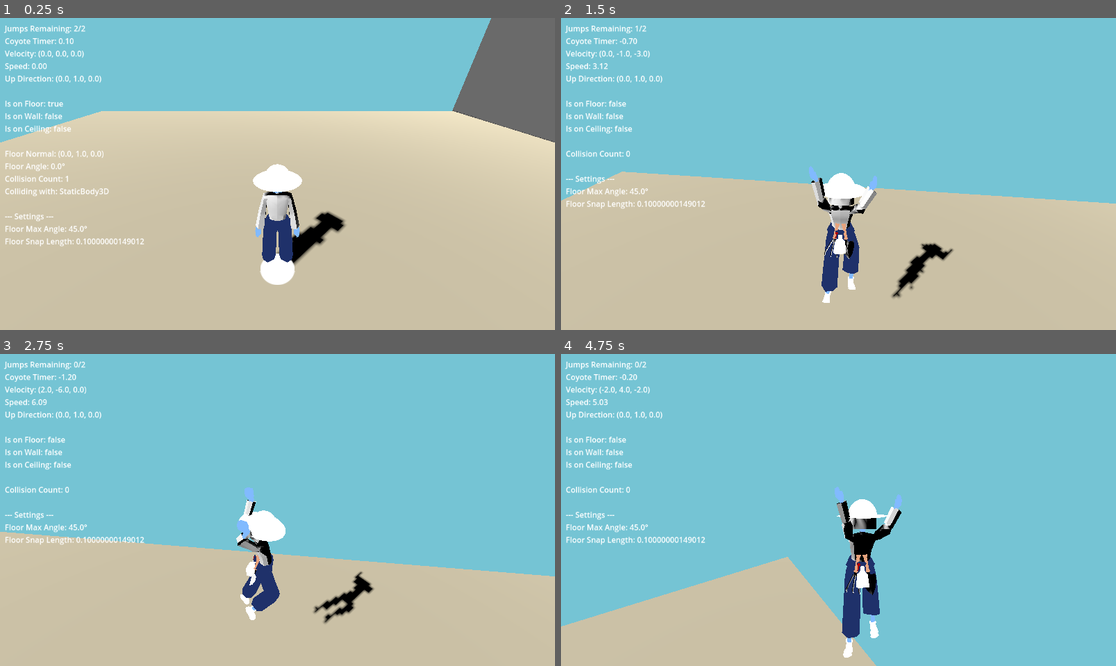
Above: before the commit, frames 1-4 (two rows, left to right).
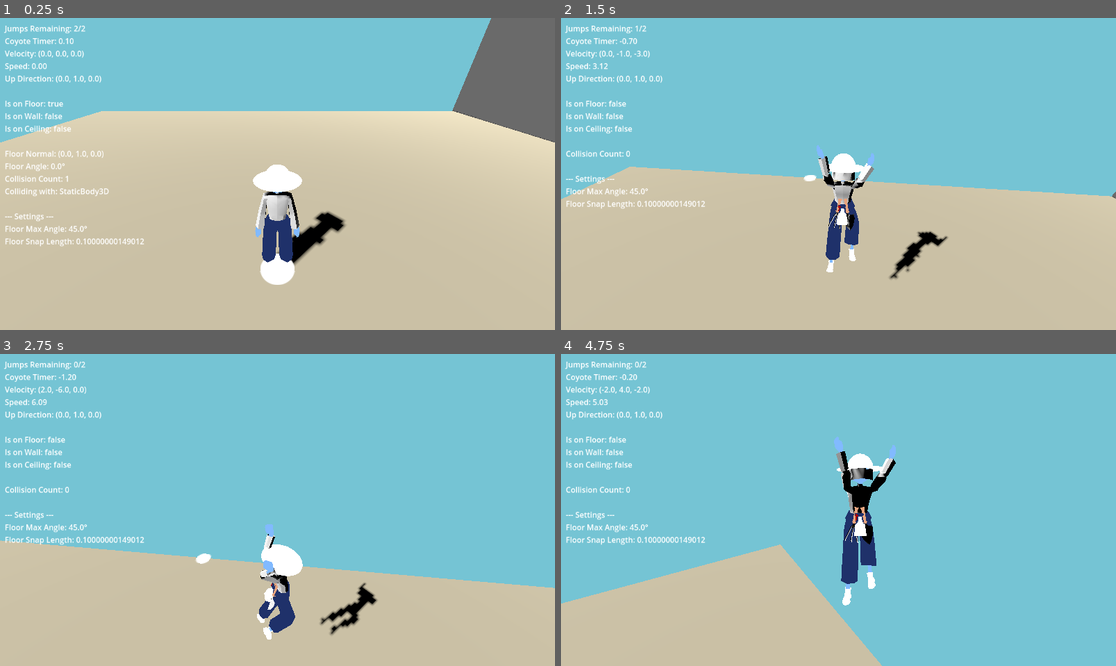
Above: after the commit, the same moments.

Repository: longiy/project_3c
Game: Godot game, scene res://SCENE.tscn
Same seed, same stepped clock (60 frames per second), same inputs: the game is played once before the commit and once after it.
Inputs (mouse positions are in pixels of both pictures, inside the frame that each line leads up to):
- Up to frame 1 (0.25 s): no input
- Up to frame 2 (1.5 s): tap Enter at 0.5 s; move the mouse to (866, 174) at 0.52 s; hold Shift (sprint) 0.53-1.28 s; hold W (move_forward) from 0.53 s (still down); click (866, 174) at 0.67 s; tap Space (jump) at 0.77 s; move the mouse to (810, 174) at 1.27 s; right-click (810, 174) at 1.35 s; click (810, 174) at 1.42 s
- Up to frame 3 (2.75 s): tap Space (jump) at 1.52 s; move the mouse to (333, 441) at 2.02 s; release W (move_forward) at 2.03 s; hold D (move_right) from 2.03 s (still down); hold Ctrl (walk) from 2.03 s (still down); click (333, 441) at 2.17 s
- Up to frame 4 (4.75 s): release D (move_right) at 2.75 s; release Ctrl (walk) at 2.75 s; drag from (810, 572) to (672, 463) at 2.77 s; move the mouse to (1005, 556) at 3.52 s; hold A (move_left) 3.53-4.28 s; hold Right mouse button (toggle_mouse_look) 3.53-4.28 s; click (1005, 556) at 3.67 s; tap Space (jump) at 3.77, 4.52 s; move the mouse to (794, 506) at 4.27 s; hold W (move_forward) from 4.28 s (still down); tap Ctrl (walk) at 4.35 s; click (794, 506) at 4.42 s

The runs differ from the first frame. In frame 1, less than 0.1% of the frame differs, in the area x 8-92%, y 34-62%; in frame 2, 5.4%; in frame 3, 6.8%, in the area x 0-100%, y 42-92%; in frame 4, 6.4%.

Commit message:
cintinouous follow on drag

Diff:
--- a/SCENE.tscn
+++ b/SCENE.tscn
@@ -76,7 +76,6 @@
 [node name="CAMERARIG" type="Node3D" parent="." node_paths=PackedStringArray("target_character")]
 script = ExtResource("2_caybs")
 target_character = NodePath("../CHARACTER")
-follow_smoothing = 64.0
 enable_dynamic_offset = true
 
 [node name="SpringArm3D" type="SpringArm3D" parent="CAMERARIG"]
--- a/Scripts/ClickNavigationComponent.gd
+++ b/Scripts/ClickNavigationComponent.gd
@@ -12,6 +12,7 @@
 @export_group("Drag Mode")
 @export var enable_drag_mode = true
 @export var drag_update_rate = 0.05  # Seconds between updates while dragging
+@export var continuous_cursor_follow = false  # True = Diablo style, False = Click-to-position
 
 var character: CharacterBody3D
 var is_mouse_captured = true
@@ -93,6 +94,15 @@
 	if is_dragging:
 		drag_timer -= delta
 
+		# Continuous cursor follow (Diablo style)
+		if continuous_cursor_follow:
+			var current_mouse_pos = get_viewport().get_mouse_position()
+			var world_pos = raycast_to_world(current_mouse_pos)
+			if world_pos != Vector3.ZERO:
+				click_destination = world_pos
+				if destination_marker:
+					destination_marker.global_position = world_pos
+
 # === PUBLIC INTERFACE FOR CHARACTER CONTROLLER ===
 
 func is_active() -> bool:
@@ -100,6 +110,7 @@
 	return has_click_destination or is_arrival_delay_active or is_dragging
 
 func get_movement_input() -> Vector2:
+	"""Get movement input vector for character controller"""
 	# Don't provide input during arrival delay
 	if is_arrival_delay_active or not has_click_destination:
 		return Vector2.ZERO
@@ -110,26 +121,20 @@
 	var distance = character.global_position.distance_to(click_destination)
 	if distance < arrival_threshold:
 		if is_dragging:
-			# In drag mode: just stop moving until mouse moves again
-			return Vector2.ZERO
+			# In drag mode: behavior depends on continuous follow setting
+			if continuous_cursor_follow:
+				# Diablo style: never stop, always try to reach cursor
+				return convert_to_camera_relative(direction_3d)
+			else:
+				# Click-to-position: stop moving until mouse moves again
+				return Vector2.ZERO
 		else:
 			# Single click: start the arrival delay sequence
 			start_arrival_delay()
 			return Vector2.ZERO
 
-	# Convert to camera-relative movement if camera available
-	if camera:
-		var cam_transform = camera.global_transform.basis
-		var cam_forward = Vector3(-cam_transform.z.x, 0, -cam_transform.z.z).normalized()
-		var cam_right = Vector3(cam_transform.x.x, 0, cam_transform.x.z).normalized()
-
-		var forward_dot = direction_3d.dot(cam_forward)
-		var right_dot = direction_3d.dot(cam_right)
-
-		return Vector2(right_dot, -forward_dot)
-	else:
-		# Fallback to world coordinates
-		return Vector2(direction_3d.x, direction_3d.z)
+	# Convert to camera-relative movement
+	return convert_to_camera_relative(direction_3d)
 
 func cancel_input():
 	"""Cancel all navigation - called by character controller when WASD pressed"""
@@ -231,3 +236,18 @@
 	if is_showing_preview:
 		var mouse_pos = get_viewport().get_mouse_position()
 		update_cursor_preview(mouse_pos)
+
+func convert_to_camera_relative(direction_3d: Vector3) -> Vector2:
+	"""Convert 3D world direction to camera-relative 2D input"""
+	if camera:
+		var cam_transform = camera.global_transform.basis
+		var cam_forward = Vector3(-cam_transform.z.x, 0, -cam_transform.z.z).normalized()
+		var cam_right = Vector3(cam_transform.x.x, 0, cam_transform.x.z).normalized()
+
+		var forward_dot = direction_3d.dot(cam_forward)
+		var right_dot = direction_3d.dot(cam_right)
+
+		return Vector2(right_dot, -forward_dot)
+	else:
+		# Fallback to world coordinates
+		return Vector2(direction_3d.x, direction_3d.z)
Not shown, changed: .DS_Store
